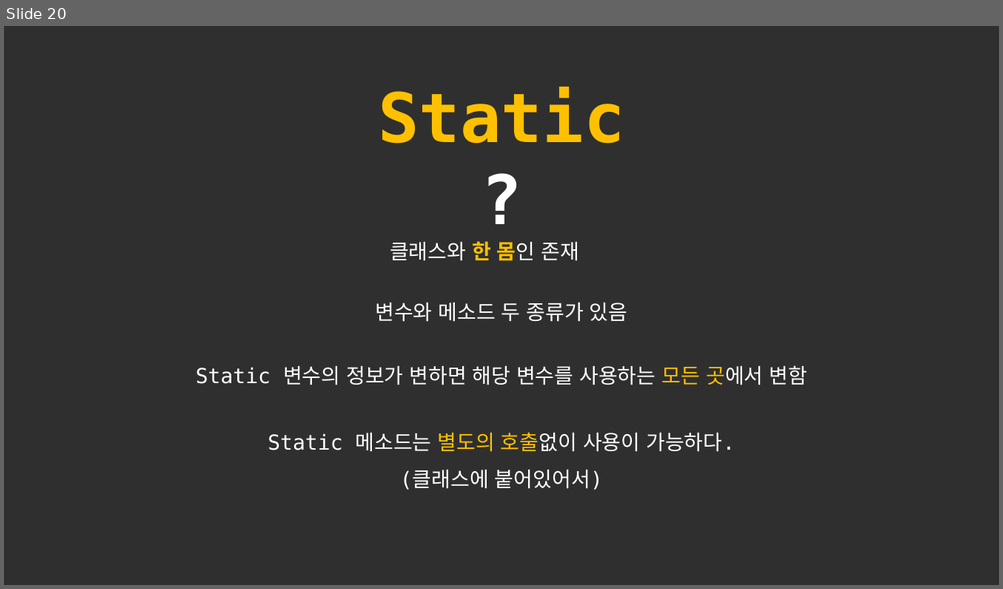
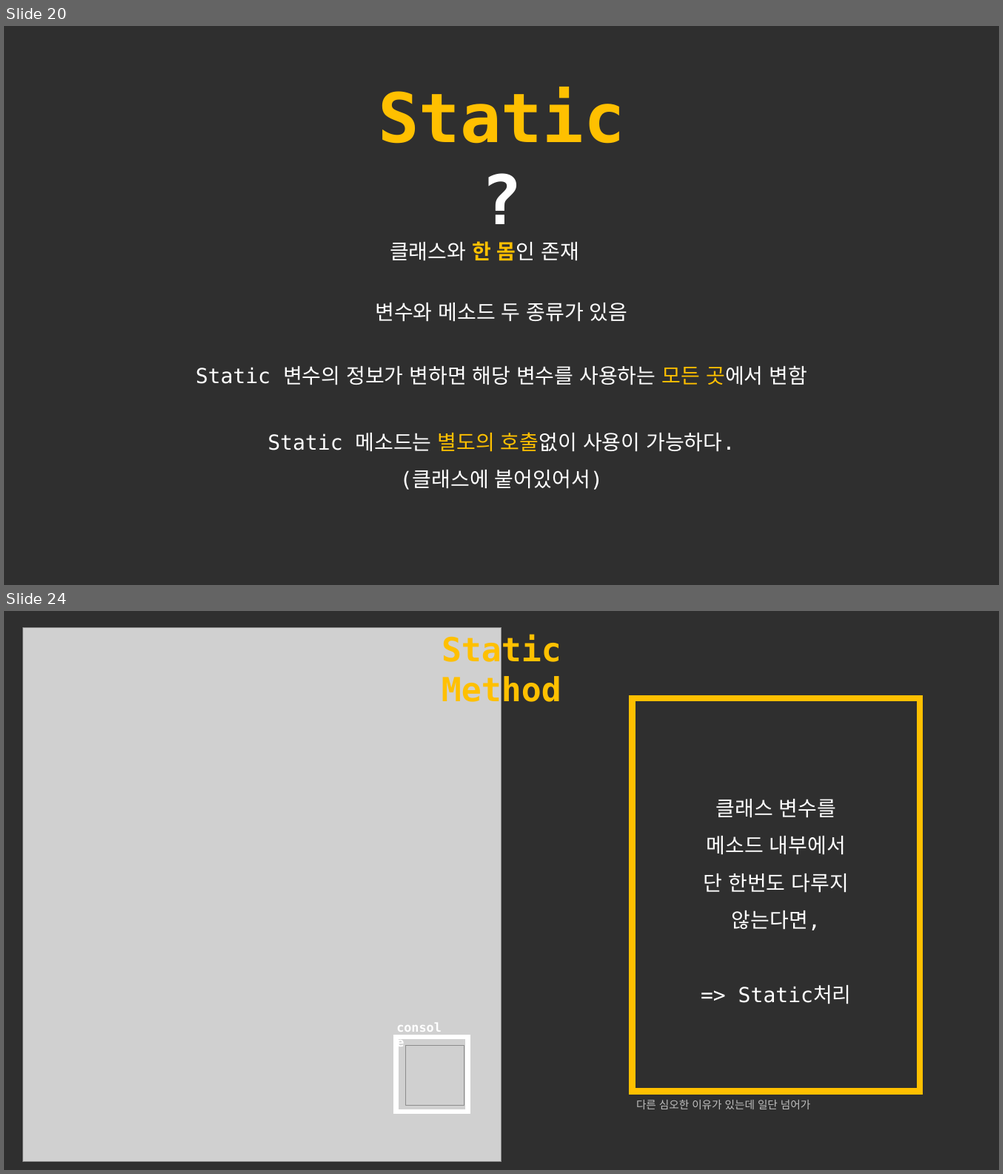
Before and after one commit to forwdevel/Full-Stack, a slide deck: 객체이론정리.pptx. Shown one above the other, each under a label of ours: slide 20 before the commit, slides 20 and 24 after it; the slides between them are not shown. The pictures are 1003x589 and 1003x1174 pixels, drawn with LibreOffice and Linux fonts; fonts in the diff are those of the drawing; grey boxes stand for pictures. Boxes give left, top, right and bottom in pixels: in the first picture for what was removed or moved away, otherwise in the second. Text is boxed around its words. In the diff, an @@ line names an element or a change of style, - is before the commit and + after.

```diff
--- a/객체이론정리.pptx
+++ b/객체이론정리.pptx
@@ slide 24 added at (x1=4, y1=611, x2=999, y2=1170), background #2F2F2F @@
@@ picture added at (x1=22, y1=627, x2=502, y2=1162) @@
@@ text added at (x1=441, y1=635, x2=561, y2=709), 32 pt, text #FFC000, bold @@
+Static Method
@@ rectangle added at (x1=632, y1=698, x2=919, y2=1091), outline #FFC000 6 pt, 20 pt, text #FFFFFF @@
+클래스 변수를
+메소드 내부에서
+단 한번도 다루지
+않는다면,
+=> Static처리
@@ text added at (x1=389, y1=1016, x2=452, y2=1039), 12 pt, text #FFFFFF, bold @@
+console
@@ rectangle added at (x1=395, y1=1038, x2=467, y2=1113), outline #FFFFFF 4.5 pt @@
@@ picture added at (x1=406, y1=1046, x2=464, y2=1105) @@
@@ text added at (x1=636, y1=1100, x2=810, y2=1110), 10.5 pt, text #BFBFBF @@
+다른 심오한 이유가 있는데 일단 넘어가
```
Also in this commit, not shown: 2 slides changed, 2 other slides added, 1 slide removed.
